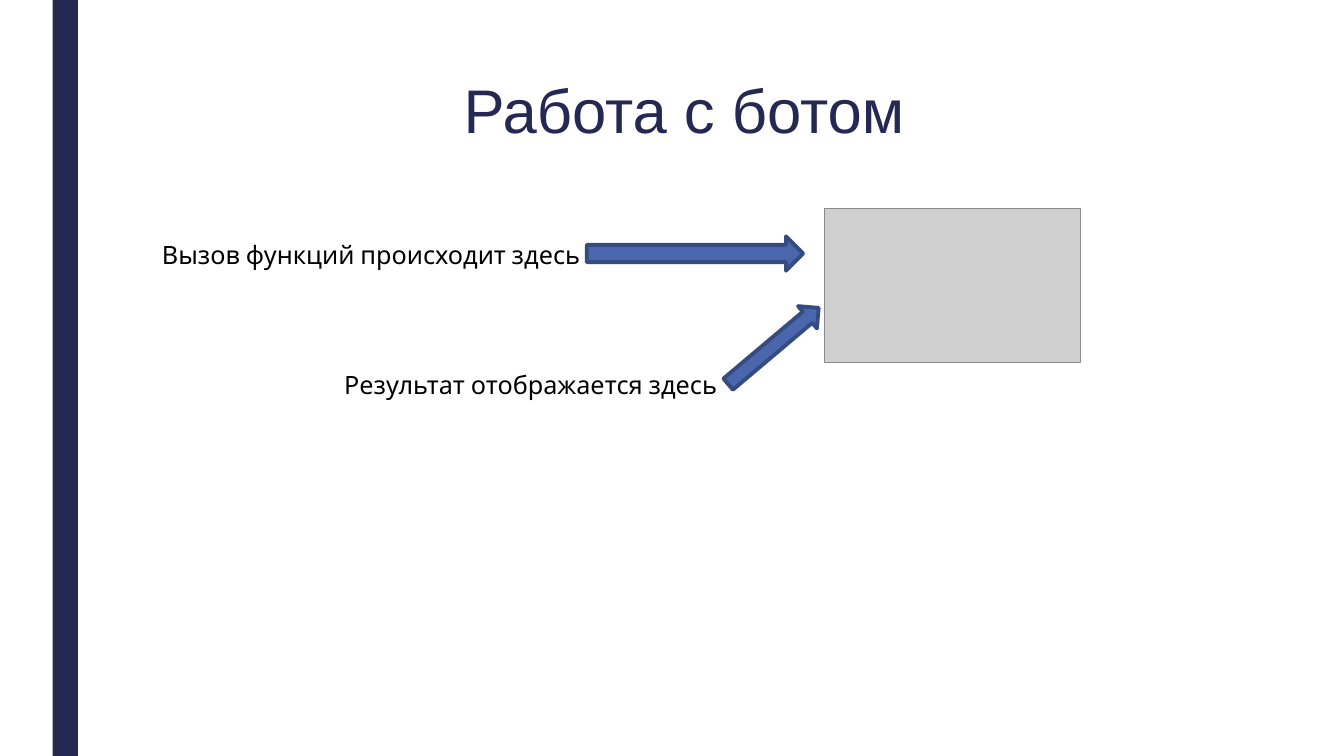
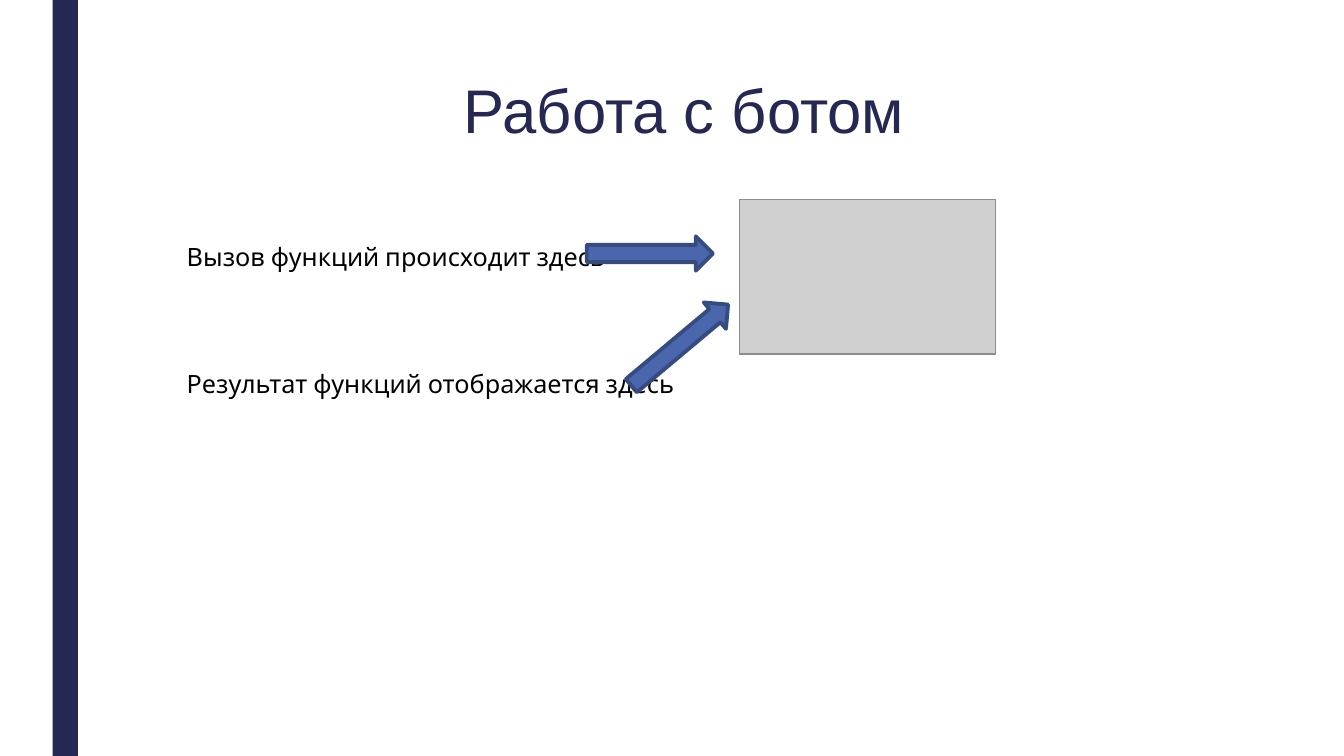
Before and after one commit to misantrhope13/discord_bot, a slide deck: slide 3 of data/Защита проекта/Презентация.pptx. Drawn at 1344x756 pixels with LibreOffice and Linux fonts; fonts in the diff are those of the drawing; grey boxes stand for pictures. Boxes give left, top, right and bottom in pixels: in the first picture for what was removed or moved away, otherwise in the second. Text is boxed around its words. In the diff, an @@ line names an element or a change of style, - is before the commit and + after.

```diff
--- a/data/Защита проекта/Презентация.pptx
+++ b/data/Защита проекта/Презентация.pptx
@@ picture: place and size @@
-picture at box(825, 209, 1081, 363)
+picture at box(739, 200, 995, 354)
@@ text "Вызов функций происходит здесь" rewrapped from box(162, 245, 580, 270) to box(187, 243, 605, 272) @@
@@ right arrow: place and size @@
-right arrow at box(587, 236, 804, 270)
+right arrow at box(587, 236, 713, 270)
@@ right arrow: place and size @@
-right arrow at box(719, 297, 828, 396)
+right arrow at box(621, 291, 739, 398)
@@ text at box(187, 369, 674, 399): text changed @@
-Результат отображается здесь
+Результат функций отображается здесь
```
Also in this commit, not shown: 2 other files.
